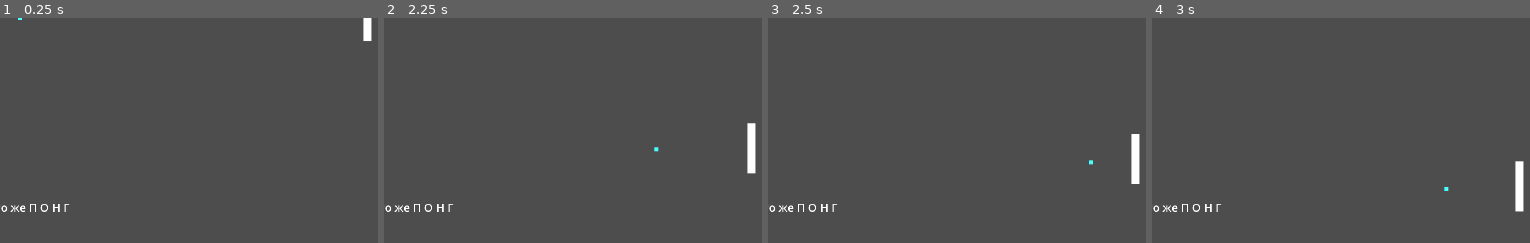
Above: before the commit, frames 1-4 (left to right).
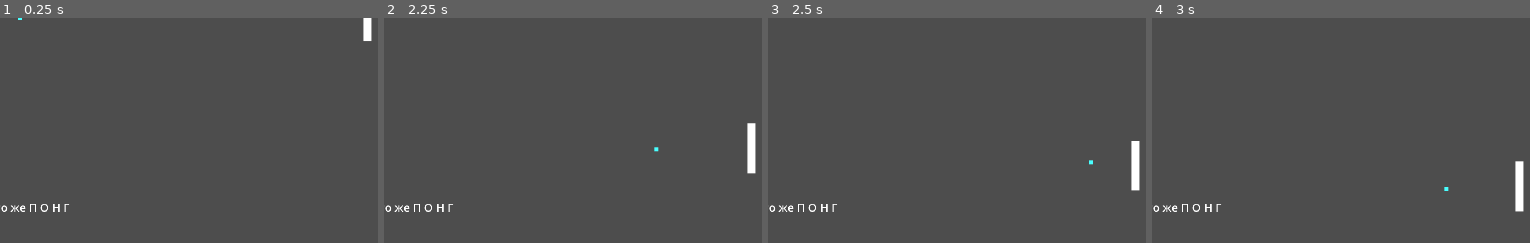
Above: after the commit, the same moments.

Repository: somichev-dev/poong
Game: Godot game, scene res://main.tscn
Same seed, same stepped clock (60 frames per second), same inputs: the game is played once before the commit and once after it.
Inputs:
- Up to frame 1 (0.25 s): no input
- Up to frame 2 (2.25 s): tap Enter at 0.5 s; hold Up (ui_up) 0.53-1.28 s; hold Down (ui_down) 1.28-2.03 s; hold Up (ui_up) from 2.03 s (still down)
- Up to frame 3 (2.5 s): keep holding Up (ui_up)
- Up to frame 4 (3 s): keep holding Up (ui_up)
The pictures show only the part of the screen within x 50-100%, y 50-100%; the shares and areas given below are measured in that part.

Frames 1-2 are identical in both runs. In frame 3, 0.1% of the frame differs, in the area x 96-99%, y 51-77%; in frame 4, nothing differs.

Commit message:
reorganisation + external editor + removing warnings

Diff:
--- a/main.tscn
+++ b/main.tscn
@@ -1,9 +1,9 @@
 [gd_scene load_steps=9 format=3 uid="uid://c7osvgtr17ujn"]
 
-[ext_resource type="Script" path="res://main.gd" id="1_ky5x5"]
-[ext_resource type="Script" path="res://Player1.gd" id="2_dvxt5"]
-[ext_resource type="Script" path="res://Player2.gd" id="3_hylyb"]
-[ext_resource type="Script" path="res://Ball.gd" id="3_klecy"]
+[ext_resource type="Script" path="res://scripts/main.gd" id="1_ky5x5"]
+[ext_resource type="Script" path="res://scripts/Player1.gd" id="2_dvxt5"]
+[ext_resource type="Script" path="res://scripts/Player2.gd" id="3_hylyb"]
+[ext_resource type="Script" path="res://scripts/Ball.gd" id="3_klecy"]
 
 [sub_resource type="RectangleShape2D" id="RectangleShape2D_uwpxg"]
 size = Vector2(20, 120)
--- a/project.godot
+++ b/project.godot
@@ -15,7 +15,7 @@
 config/version="0.0.1"
 run/main_scene="res://main.tscn"
 config/features=PackedStringArray("4.2", "GL Compatibility")
-config/icon="res://icon.svg"
+config/icon="res://images/icon.svg"
 
 [display]
 
--- a/Player1.gd
+++ b/scripts/Player1.gd
@@ -5,7 +5,7 @@
 
 # Called when the node enters the scene tree for the first time.
 func _ready():
-	winHeight = get_viewport_rect().size.y
+	winHeight = int(get_viewport_rect().size.y)
 	paddleHeight = $ColorRect.get_size().y
 
 # Called every frame. 'delta' is the elapsed time since the previous frame.
@@ -15,4 +15,4 @@
 	elif Input.is_action_pressed("ui_down"):
 		position.y += get_parent().PADDLE_SPEED * delta
 
-	position.y = clamp(position.y, paddleHeight / 2, winHeight - paddleHeight / 2)
+	position.y = clamp(position.y, paddleHeight / 2.0, winHeight - paddleHeight / 2.0)
--- a/Player2.gd
+++ b/scripts/Player2.gd
@@ -1,14 +1,14 @@
 extends StaticBody2D
 
 var ballPos : Vector2
-var dist : int
+var dist : float
 var moveBy : int
 var winHeight : int
 var paddleHeight : int
 
 # Called when the node enters the scene tree for the first time.
 func _ready():
-	winHeight = get_viewport_rect().size.y
+	winHeight = int(get_viewport_rect().size.y)
 	paddleHeight = $ColorRect.get_size().y
 
 # Called every frame. 'delta' is the elapsed time since the previous frame.
@@ -18,4 +18,4 @@
 	moveBy = get_parent().PADDLE_SPEED * $"../".better_sign(dist)
 	position.y -= moveBy * delta
 
-	position.y = clamp(position.y, paddleHeight / 2, winHeight - paddleHeight / 2)
+	position.y = clamp(position.y, paddleHeight / 2.0, winHeight - paddleHeight / 2.0)
--- a/main.gd
+++ b/scripts/main.gd
@@ -12,12 +12,12 @@
 func _on_ball_timer_timeout():
 	$Ball.new_ball()
 
-func _on_scoring_left_body_entered(body):
+func _on_scoring_left_body_entered(_body):
 	score[1] += 1
 	$"Hud/Player2Score".text = str(score[1])
 	$"BallTimer".start()
 
-func _on_scoring_right_body_entered(body):
+func _on_scoring_right_body_entered(_body):
 	score[0] += 1
 	$"Hud/Player1Score".text = str(score[0])
 	$"BallTimer".start()
Renamed: icon.png -> images/icon.png
Not shown, changed: images/icon.png.import
Renamed: icon.svg -> images/icon.svg
Not shown, changed: images/icon.svg.import
Renamed: Ball.gd -> scripts/Ball.gd
